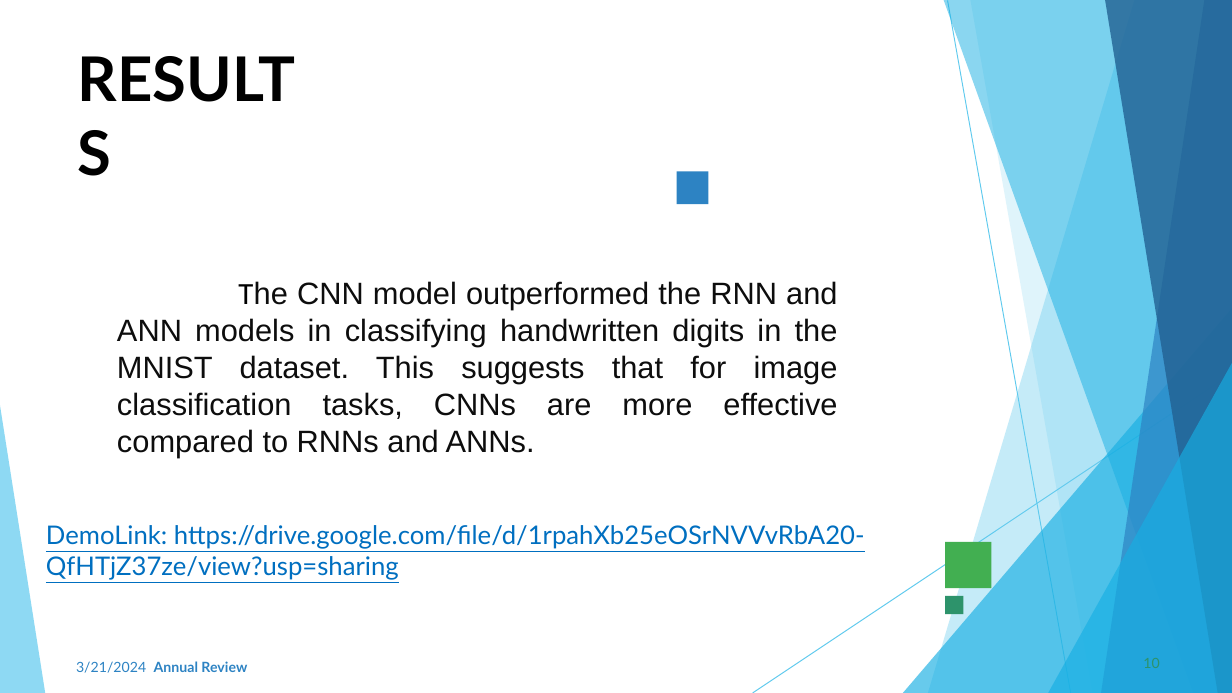
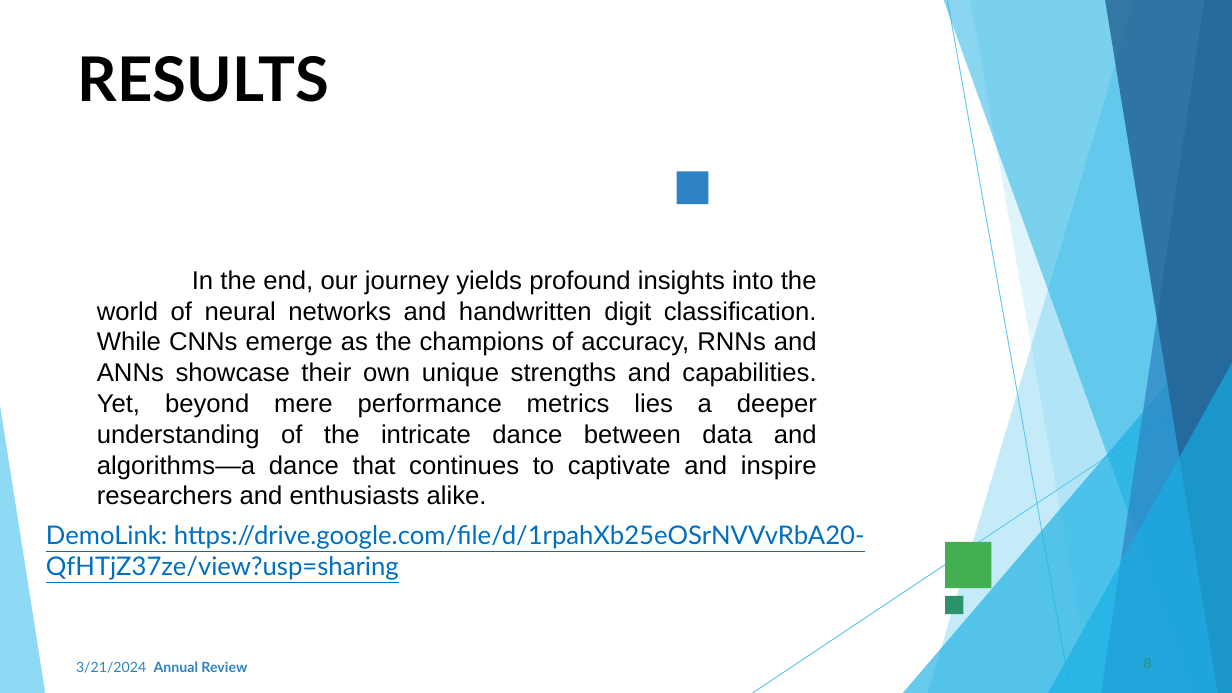
Before and after one commit to samraj46/NaanMudhalvan, a slide deck: slide 8 of samraj PPt.pptx (slide 10 before the commit). Drawn at 1232x693 pixels with LibreOffice and Linux fonts; fonts in the diff are those of the drawing; background and template pictures are left out. Boxes give left, top, right and bottom in pixels: in the first picture for what was removed or moved away, otherwise in the second. Text is boxed around its words. In the diff, an @@ line names an element or a change of style, - is before the commit and + after.

```diff
--- a/samraj PPt.pptx
+++ b/samraj PPt.pptx
@@ title "RESULTS" rewrapped from bbox=[77, 39, 323, 116] to bbox=[78, 56, 330, 102] @@
@@ text at bbox=[97, 270, 817, 505]: text changed; size 24 to 20 pt; text colour #0D0D0D to #000000 @@
-The CNN model outperformed the RNN and ANN models in classifying handwritten digits in the MNIST dataset. This suggests that for image classification tasks, CNNs are more effective compared to RNNs and ANNs.
+In the end, our journey yields profound insights into the world of neural networks and handwritten digit classification. While CNNs emerge as the champions of accuracy, RNNs and ANNs showcase their own unique strengths and capabilities. Yet, beyond mere performance metrics lies a deeper understanding of the intricate dance between data and algorithms—a dance that continues to captivate and inspire researchers and enthusiasts alike.
@@ page number at bbox=[1143, 658, 1151, 668]: text changed @@
-10
+8
```
Also in this commit, not shown: 6 other slides changed, 2 slides removed.
